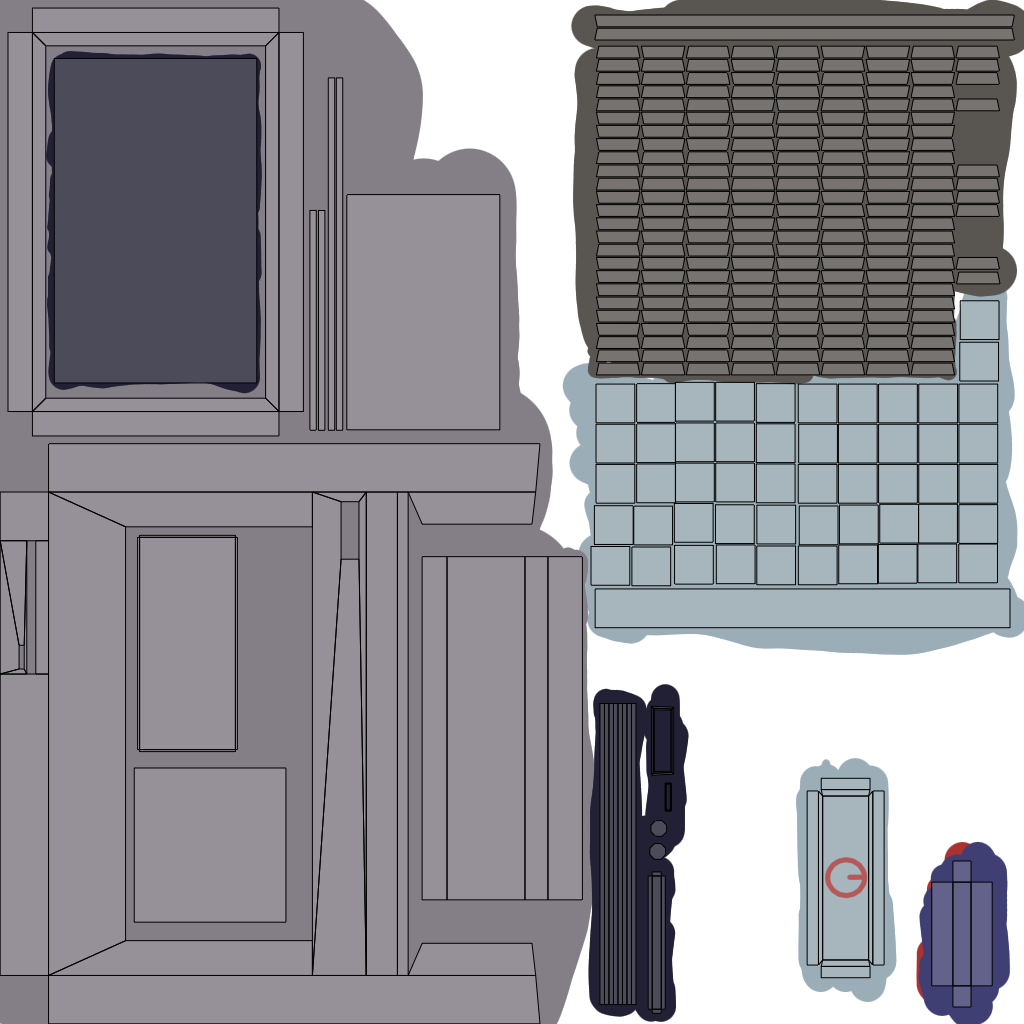
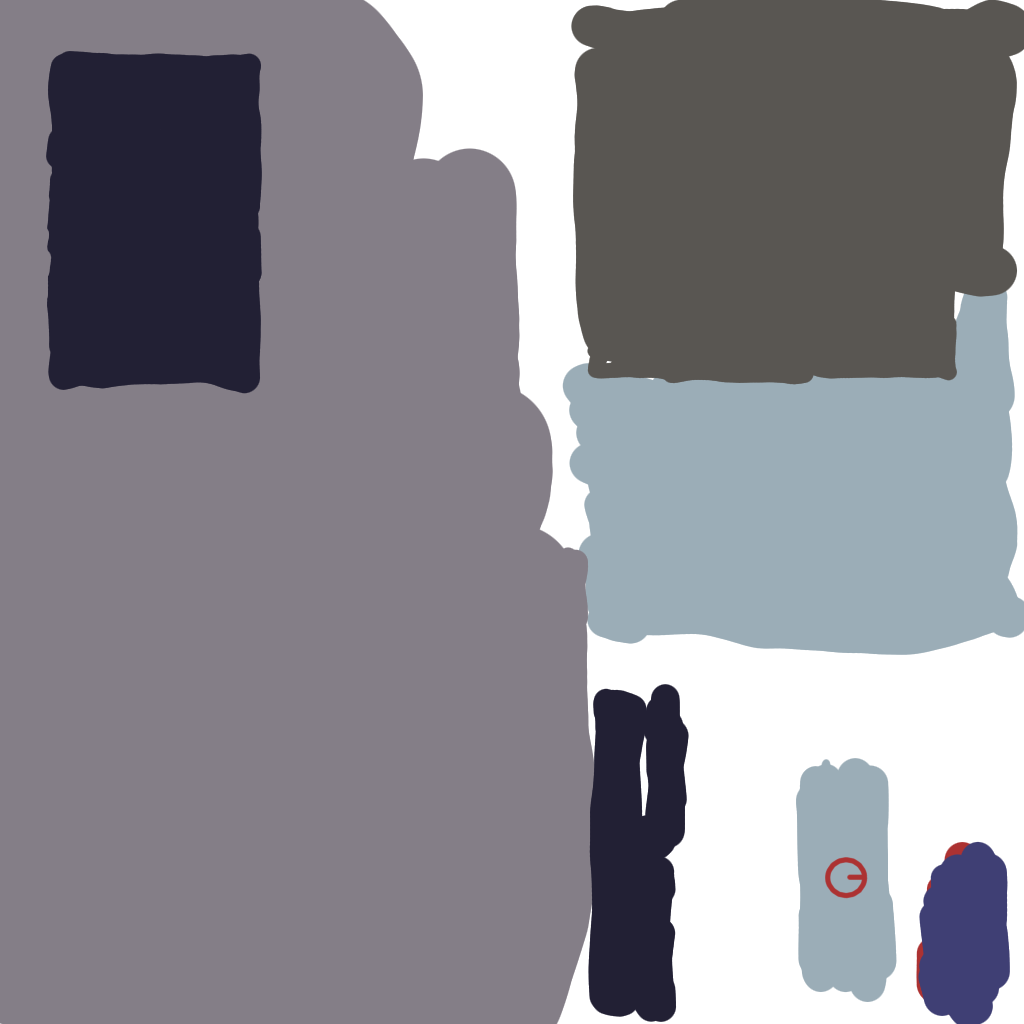
The second 1024 × 1024 image is a revision of the first. Changes to its layers:
hid "Background" over box(0, 7, 1015, 1024)
